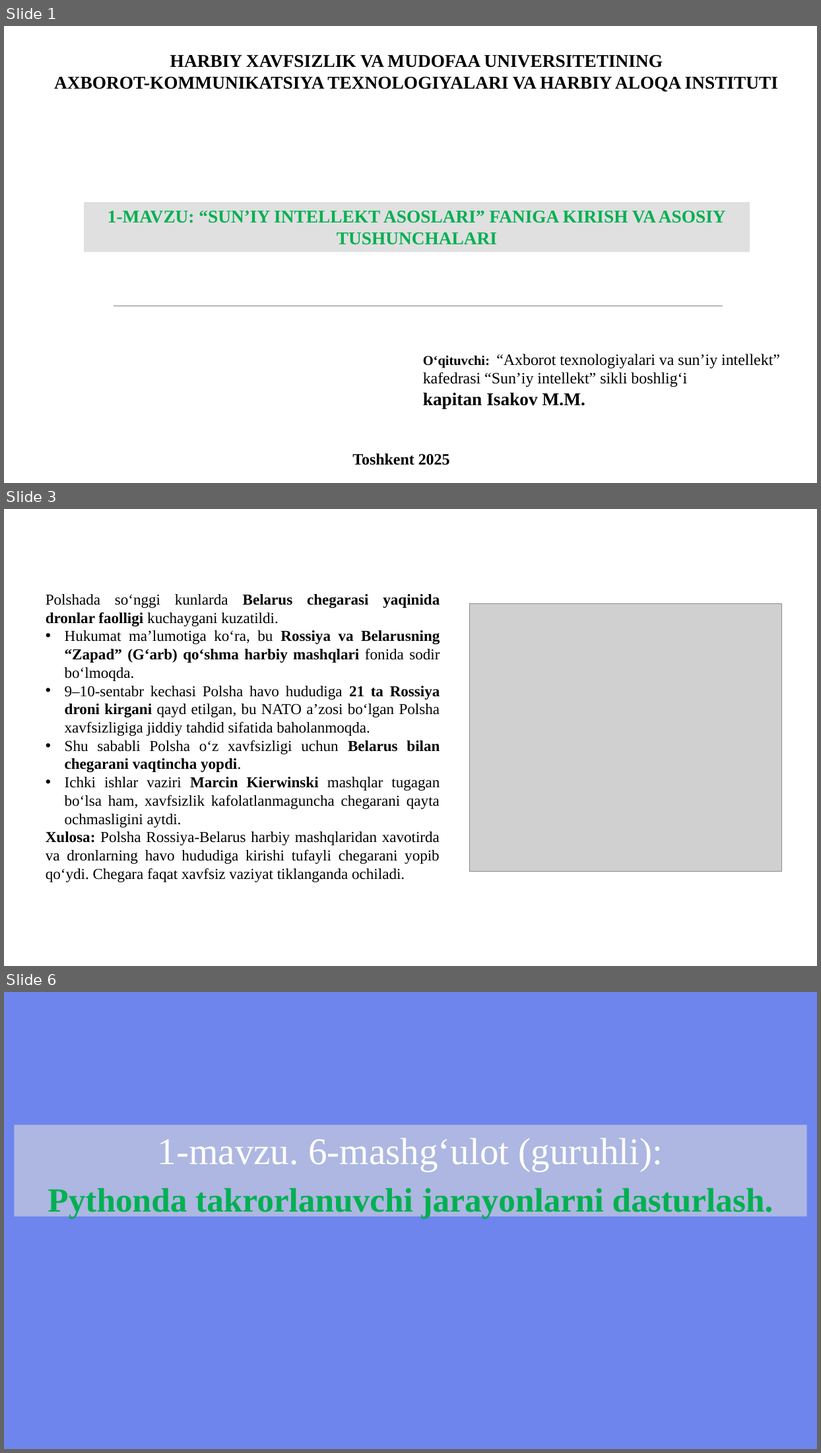
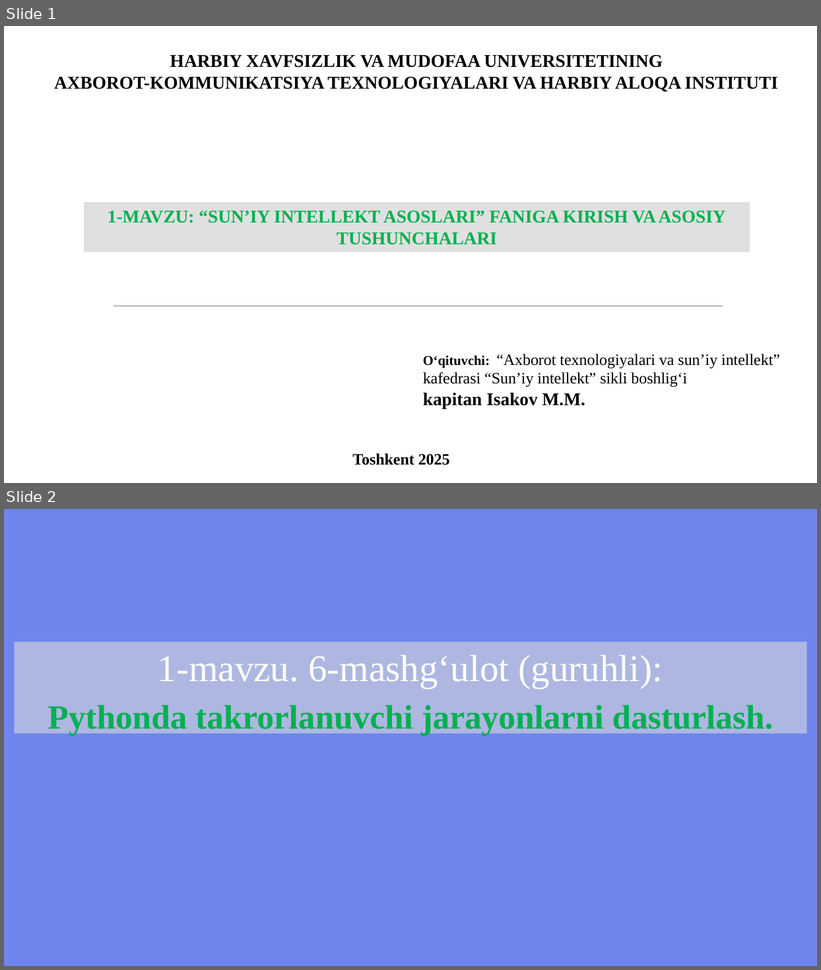
Before and after one commit to qwerty291996/2025-2026, a slide deck: Dars materiallari 2025-2026/Sun'iy intellekt asoslari 2025-2026/1.6 Pythonda takrorlanuvchi jarayonlarni dasturlash/1.6 Pythonda takrorlanuvchi jarayonlarni dasturlash.pptx. Shown one above the other, each under a label of ours: slides 1, 3 and 6 before the commit, slides 1 and 2 after it; the slides between them are not shown. The pictures are 821x1453 and 821x970 pixels, drawn with LibreOffice and Linux fonts; fonts in the diff are those of the drawing; grey boxes stand for pictures; background and template pictures are left out. Boxes give left, top, right and bottom in pixels: in the first picture for what was removed or moved away, otherwise in the second. Text is boxed around its words. In the diff, an @@ line names an element or a change of style, - is before the commit and + after.

```diff
--- a/Dars materiallari 2025-2026/Sun'iy intellekt asoslari 2025-2026/1.6 Pythonda takrorlanuvchi jarayonlarni dasturlash/1.6 Pythonda takrorlanuvchi jarayonlarni dasturlash.pptx
+++ b/Dars materiallari 2025-2026/Sun'iy intellekt asoslari 2025-2026/1.6 Pythonda takrorlanuvchi jarayonlarni dasturlash/1.6 Pythonda takrorlanuvchi jarayonlarni dasturlash.pptx
@@ slide 3 removed at [4,509,817,966], background #FFFFFF @@
@@ text removed at [46,594,440,883] @@
-Polshada so‘nggi kunlarda Belarus chegarasi yaqinida dronlar faolligi kuchaygani kuzatildi.
-• Hukumat ma’lumotiga ko‘ra, bu Rossiya va Belarusning “Zapad” (G‘arb) qo‘shma harbiy mashqlari fonida sodir bo‘lmoqda.
-• 9–10-sentabr kechasi Polsha havo hududiga 21 ta Rossiya droni kirgani qayd etilgan, bu NATO a’zosi bo‘lgan Polsha xavfsizligiga jiddiy tahdid sifatida baholanmoqda.
-• Shu sababli Polsha o‘z xavfsizligi uchun Belarus bilan chegarani vaqtincha yopdi.
-• Ichki ishlar vaziri Marcin Kierwinski mashqlar tugagan bo‘lsa ham, xavfsizlik kafolatlanmaguncha chegarani qayta ochmasligini aytdi.
-Xulosa: Polsha Rossiya-Belarus harbiy mashqlaridan xavotirda va dronlarning havo hududiga kirishi tufayli chegarani yopib qo‘ydi. Chegara faqat xavfsiz vaziyat tiklanganda ochiladi.
@@ picture removed at [469,603,781,871] @@
@@ what was slide 6 is now slide 2 @@
```
Also in this commit, not shown: 3 other slides removed, 14 other files.
